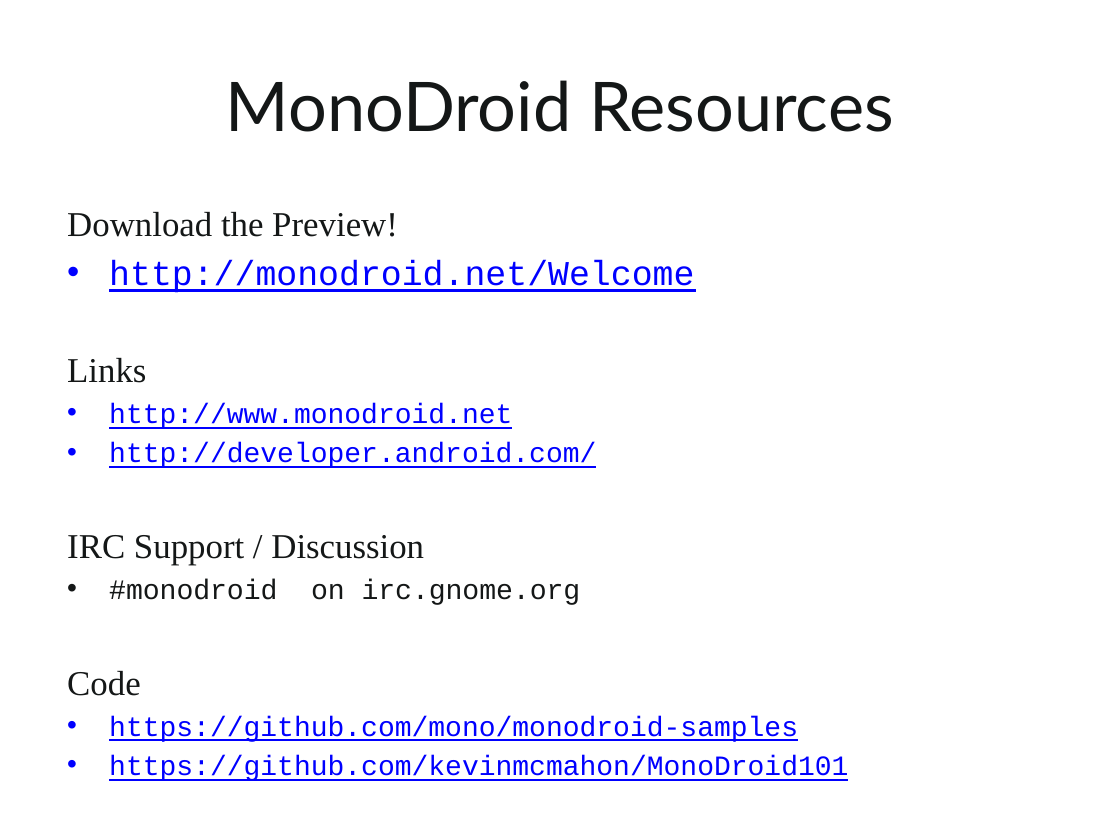
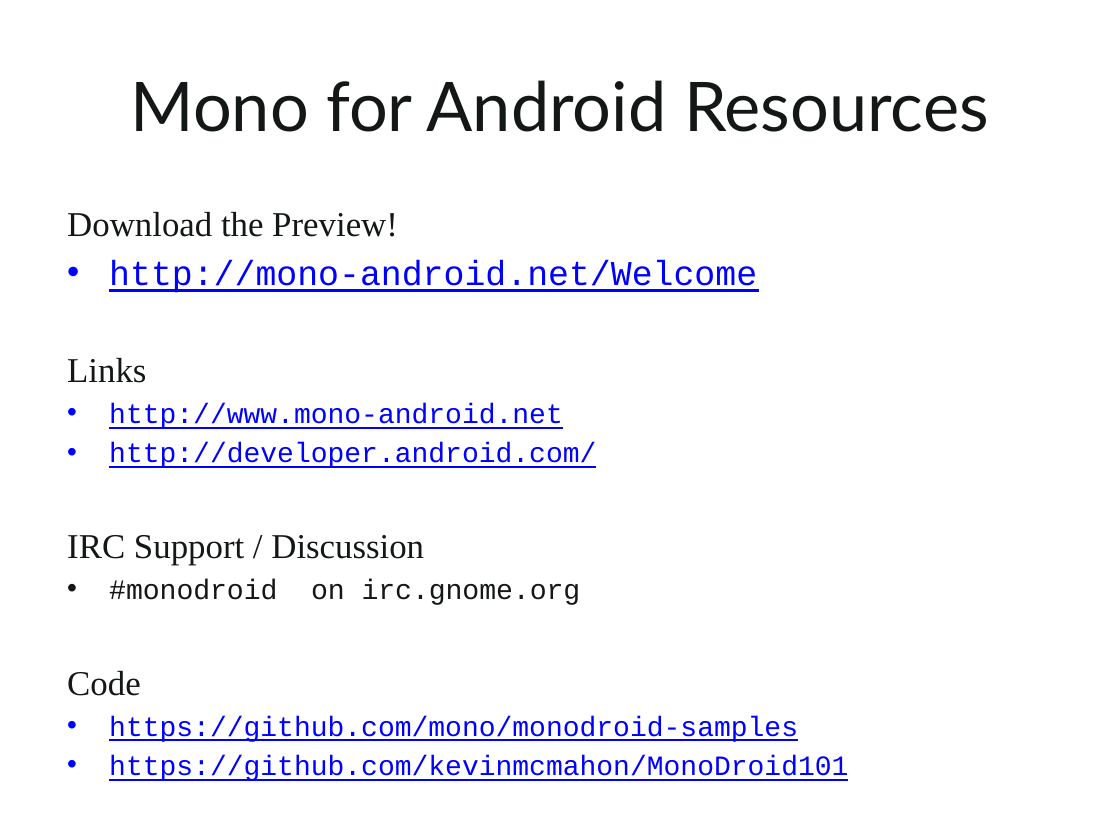
Before and after one commit to kevinmcmahon/MonoDroid101, a slide deck: slide 27 of slides/Monodroid101.pptx (slide 25 before the commit). Drawn at 1120x840 pixels with LibreOffice and Linux fonts; fonts in the diff are those of the drawing; background and template pictures are left out. Boxes give left, top, right and bottom in pixels: in the first picture for what was removed or moved away, otherwise in the second. Text is boxed around its words. In the diff, an @@ line names an element or a change of style, - is before the commit and + after.

```diff
--- a/slides/Monodroid101.pptx
+++ b/slides/Monodroid101.pptx
@@ title at (130,80,989,132): text changed @@
-MonoDroid Resources
+Mono for Android Resources
@@ text at (109,259,757,293): text changed @@
-• http://monodroid.net/Welcome
+• http://mono-android.net/Welcome
@@ text at (109,403,563,429): text changed @@
-• http://www.monodroid.net
+• http://www.mono-android.net
```
Also in this commit, not shown: 8 other slides changed, 2 slides added.
